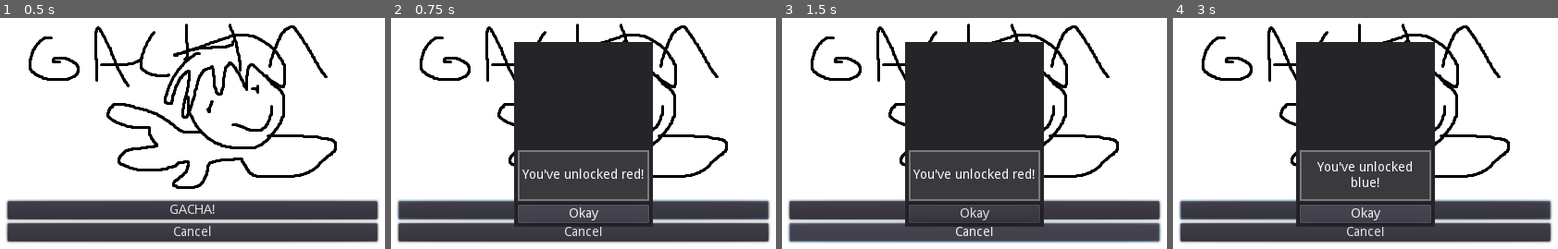
Above: before the commit, frames 1-4 (left to right).
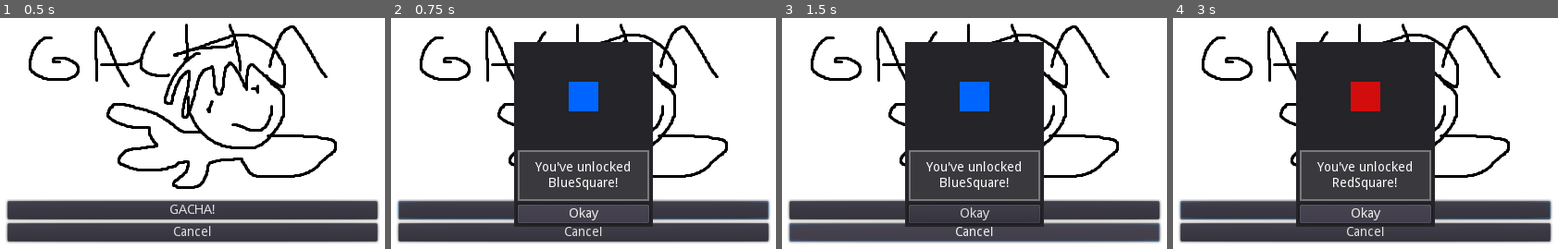
Above: after the commit, the same moments.

Repository: syang75/McDJumpGame
Game: Godot game, scene res://Scenes/Gacha.tscn
Same seed, same stepped clock (60 frames per second), same inputs: the game is played once before the commit and once after it. This scene is started directly instead of the project's main scene.
Inputs:
- Up to frame 1 (0.5 s): no input
- Up to frame 2 (0.75 s): click "GACHA!" at 0.5 s
- Up to frame 3 (1.5 s): click "Cancel" at 1.25 s
- Up to frame 4 (3 s): click "Okay" at 2 s; click "GACHA!" at 2.75 s

Frame 1 is identical in both runs. In frame 2, 2.2% of the frame differs, in the area x 34-66%, y 27-75%; in frame 3, 2.2%; in frame 4, 1.4%.

Commit message:
Created start screen, modified gacha system to read from data file, and editted character scene to initiate from data file

Diff:
--- a/Data/CharacterData.json
+++ b/Data/CharacterData.json
@@ -1,10 +1,12 @@
 {
   "BlueSquare": {
-    "Sprite": "res://art/player_default.png",
-    "Speed": 5
+    "Img": "res://art/player_default.png",
+    "Speed": 5,
+    "Jump": 2
   },
   "RedSquare": {
-    "Sprite": "res://art/player_default.png",
-    "Speed": 6
+    "Img": "res://art/enemy1.png",
+    "Speed": 6,
+    "Jump": 2
   }
 }
--- a/Scenes/Character.tscn
+++ b/Scenes/Character.tscn
@@ -7,8 +7,10 @@
 script = ExtResource( 1 )
 
 [node name="TextureRect" type="TextureRect" parent="."]
-margin_right = 40.0
-margin_bottom = 40.0
+anchor_left = 0.5
+anchor_top = 0.5
+anchor_right = 0.5
+anchor_bottom = 0.5
 texture = ExtResource( 2 )
 stretch_mode = 4
 __meta__ = {
--- a/Scenes/Gacha.tscn
+++ b/Scenes/Gacha.tscn
@@ -1,7 +1,6 @@
-[gd_scene load_steps=5 format=2]
+[gd_scene load_steps=4 format=2]
 
 [ext_resource path="res://art/GachaSystem/GachaScreen.png" type="Texture" id=1]
-[ext_resource path="res://Scripts/GachaScripts/GachaGachaButton.gd" type="Script" id=2]
 [ext_resource path="res://Scripts/GachaScripts/GachaSystem.gd" type="Script" id=4]
 
 [sub_resource type="StyleBoxFlat" id=1]
@@ -17,6 +16,7 @@
 anchor_bottom = 1.0
 margin_left = -1.0
 margin_right = -1.0
+script = ExtResource( 4 )
 __meta__ = {
 "_edit_use_anchors_": false
 }
@@ -44,7 +44,6 @@
 margin_right = 400.0
 margin_bottom = 48.0
 text = "GACHA!"
-script = ExtResource( 2 )
 
 [node name="Cancel" type="Button" parent="ButtonVBox"]
 margin_top = 52.0
@@ -53,7 +52,6 @@
 text = "Cancel"
 
 [node name="GachaDialog" type="Panel" parent="."]
-visible = false
 margin_left = 0.943878
 margin_right = 150.944
 margin_bottom = 200.0
@@ -76,11 +74,28 @@
 "_edit_use_anchors_": false
 }
 
-[node name="Slot" type="Panel" parent="GachaDialog/GachaVBox"]
+[node name="SlotContainer" type="Panel" parent="GachaDialog/GachaVBox"]
 margin_right = 142.0
 margin_bottom = 109.0
+grow_horizontal = 2
+grow_vertical = 2
 size_flags_vertical = 3
 size_flags_stretch_ratio = 2.0
+
+[node name="Slot" type="PanelContainer" parent="GachaDialog/GachaVBox/SlotContainer"]
+anchor_left = 0.5
+anchor_top = 0.5
+anchor_right = 0.5
+anchor_bottom = 0.5
+margin_left = -16.0
+margin_top = -16.0
+margin_right = 16.0
+margin_bottom = 16.0
+size_flags_horizontal = 0
+size_flags_vertical = 0
+__meta__ = {
+"_edit_use_anchors_": false
+}
 
 [node name="Label" type="Label" parent="GachaDialog/GachaVBox"]
 margin_top = 113.0
@@ -97,6 +112,3 @@
 margin_right = 142.0
 margin_bottom = 192.0
 text = "Okay"
-
-[node name="Gacha" type="Node" parent="."]
-script = ExtResource( 4 )
--- /dev/null
+++ b/Scenes/StartScreen.tscn
@@ -0,0 +1,40 @@
+[gd_scene load_steps=3 format=2]
+
+[ext_resource path="res://art/StartScreen/StartScreen.png" type="Texture" id=1]
+[ext_resource path="res://Scripts/StartScreen.gd" type="Script" id=2]
+
+[node name="Node2D" type="Node2D"]
+script = ExtResource( 2 )
+
+[node name="StartScreen" type="Sprite" parent="."]
+texture = ExtResource( 1 )
+centered = false
+
+[node name="ButtonContainer" type="HBoxContainer" parent="."]
+margin_left = 14.7424
+margin_top = 240.749
+margin_right = 503.742
+margin_bottom = 280.749
+__meta__ = {
+"_edit_use_anchors_": false
+}
+
+[node name="Characters" type="Button" parent="ButtonContainer"]
+margin_right = 160.0
+margin_bottom = 40.0
+size_flags_horizontal = 3
+text = "Characters"
+
+[node name="Gacha" type="Button" parent="ButtonContainer"]
+margin_left = 164.0
+margin_right = 324.0
+margin_bottom = 40.0
+size_flags_horizontal = 3
+text = "Gacha Summon"
+
+[node name="StartGame" type="Button" parent="ButtonContainer"]
+margin_left = 328.0
+margin_right = 489.0
+margin_bottom = 40.0
+size_flags_horizontal = 3
+text = "Start Game"
--- a/Scripts/GachaScripts/Character.gd
+++ b/Scripts/GachaScripts/Character.gd
@@ -1,7 +1,9 @@
 extends Node2D
 
-var gacha_name = ""
+var gacha_name: String
+var gacha_sprite
 
-func _init(name, img):
-	gacha_name = name
-	get_node("TextureRect").texture = img
+func _init_with_index(index):
+	gacha_name = CharacterImport.character_data.keys()[index]
+	gacha_sprite = load(CharacterImport.character_data[gacha_name]["Img"])
+	get_node("TextureRect").texture = gacha_sprite
--- a/Scripts/GachaScripts/GachaGachaButton.gd
+++ /dev/null
@@ -1,8 +0,0 @@
-extends Button
-
-func _ready():
-	connect("pressed", self, "_button_pressed")
-
-func _button_pressed():
-	if get_node("../../Gacha").gacha_processing == false:
-		get_node("../../Gacha").gacha_summoning()
--- a/Scripts/GachaScripts/GachaSystem.gd
+++ b/Scripts/GachaScripts/GachaSystem.gd
@@ -3,20 +3,32 @@
 var gacha_processing = false
 var rng = RandomNumberGenerator.new()
 var gacha_luck = -1
-var gacha_list = ["blue", "red", "yellow"]
-onready var gacha_dialog = get_node("../GachaDialog")
+var gacha_character = null
+var character_class = preload("res://Scenes/Character.tscn")
+onready var gacha_dialog = get_node("GachaDialog")
+
+func _ready():
+	if gacha_dialog.visible == true:
+		gacha_dialog.visible = false
+	get_node("ButtonVBox/GachaGacha").connect("pressed", self, "gacha_summoning")
+	get_node("ButtonVBox/Cancel").connect("pressed", self, "pressed_cancel")
 
 func gacha_summoning():
-	var gacha_index_max = gacha_list.size() - 1
-	gacha_processing = true
-	init_gacha_ui()
-	gacha_luck = rng.randi_range(0, gacha_index_max)
-	gacha_gacha()
-	gacha_processing = false
+	if !gacha_processing:
+		var gacha_index_max = CharacterImport.character_data.size() - 1
+		gacha_processing = true
+		init_gacha_ui()
+		gacha_luck = rng.randi_range(0, gacha_index_max)
+		gacha_character = character_class.instance()
+		gacha_character._init_with_index(gacha_luck)
+		gacha_gacha()
 
 func gacha_gacha():
 	var gacha_text = "You've unlocked %s!"
-	gacha_dialog.get_node("GachaVBox/Label").text = gacha_text % gacha_list[gacha_luck]
+	var chara_name = gacha_character.get("gacha_name")
+
+	gacha_dialog.get_node("GachaVBox/Label").text = gacha_text % chara_name
+	gacha_dialog.get_node("GachaVBox/SlotContainer/Slot").add_child(gacha_character)
 	pass
 
 func init_gacha_ui():
@@ -32,3 +44,8 @@
 
 func close_gacha():
 	gacha_dialog.visible = false
+	gacha_processing = false
+
+func pressed_cancel():
+	if !gacha_processing:
+		get_tree().change_scene("res://Scenes/StartScreen.tscn")
--- /dev/null
+++ b/Scripts/StartScreen.gd
@@ -0,0 +1,18 @@
+extends Node2D
+
+
+onready var chara_button = get_node("ButtonContainer/Characters")
+onready var gacha_button = get_node("ButtonContainer/Gacha")
+onready var start_button = get_node("ButtonContainer/StartGame")
+
+
+func _ready():
+	gacha_button.connect("pressed", self, "start_gacha")
+	start_button.connect("pressed", self, "start_game")
+
+
+func start_gacha():
+	get_tree().change_scene("res://Scenes/Gacha.tscn")
+
+func start_game():
+	get_tree().change_scene("res://Scenes/Main.tscn")
Binary file added: art/StartScreen/StartScreen.png
Not shown, added: art/StartScreen/StartScreen.png.import
